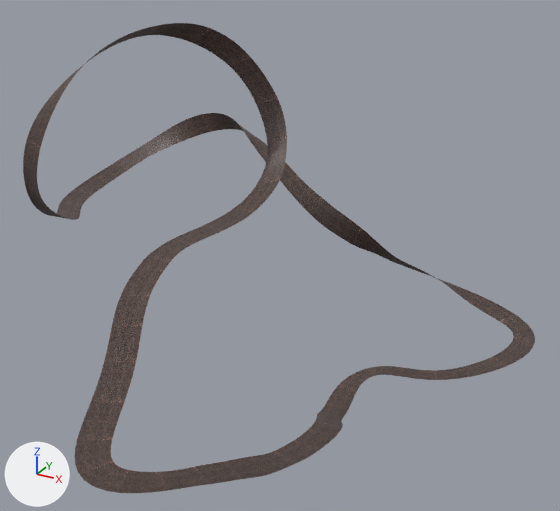
Renders of the FBX model GameContent/Models/Maps/SpaceMap_track.fbx from each side of a commit.
One viewpoint serves both versions: a camera (50 mm lens) standing at (17.6, -27.2, 14.6) and looking at (2.0, 1.1, 0.4). The axes (+X, +Y, +Z) are drawn at lower left. The lights are the same throughout. Where no turn or scale is listed for an object, it has been applied to the vertices.

Script lines for the objects in view, before the commit:
```python
me_nurbstopoly1_ncl1_1 = bpy.data.meshes.new('nurbsToPoly1_ncl1_1')
me_nurbstopoly1_ncl1_1.from_pydata(...)  # 2499 vertices, 2136 faces; spans x -13.1..12.2, y -13.5..14.3, z -7.1..10.3
me_nurbstopoly1_ncl1_1.materials.append(mat_lambert63)  # picture img_track2_diffuse_jpg
ob_nurbstopoly1 = bpy.data.objects.new('nurbsToPoly1', me_nurbstopoly1_ncl1_1)
ob_nurbstopoly1.location = (0.0, 0.0, 0.0)
```
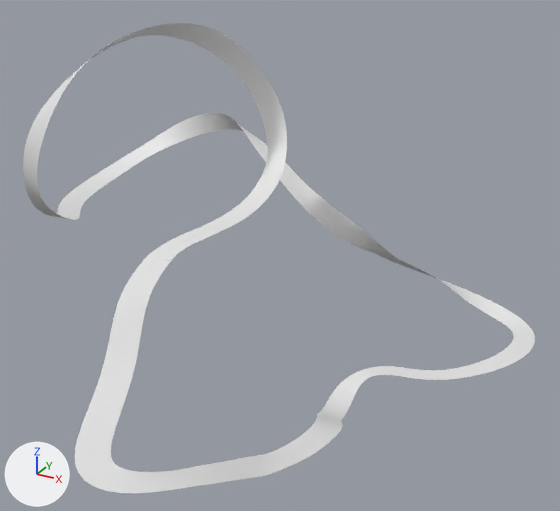
What the commit changed:
Material 'hlslShader1' (mat_hlslshader1) is new.
Its base color is (0.8, 0.8, 0.8) (white #e7e7e7).
me_nurbstopoly1_ncl1_1 has 2499 vertices, 2136 faces and spans x -13.1..12.2, y -13.5..14.3, z -7.1..10.3.
me_nurbstopoly1_ncl1_1 no longer uses material mat_lambert63 (picture img_track2_diffuse_jpg).
me_nurbstopoly1_ncl1_1 now uses material mat_hlslshader1 (white #e7e7e7).

Changed parts and their boxes (x1, y1, x2, y2) in the pictures (560 x 511 px):
'nurbsToPoly1', recoloured
    both: (23, 23, 535, 493)
